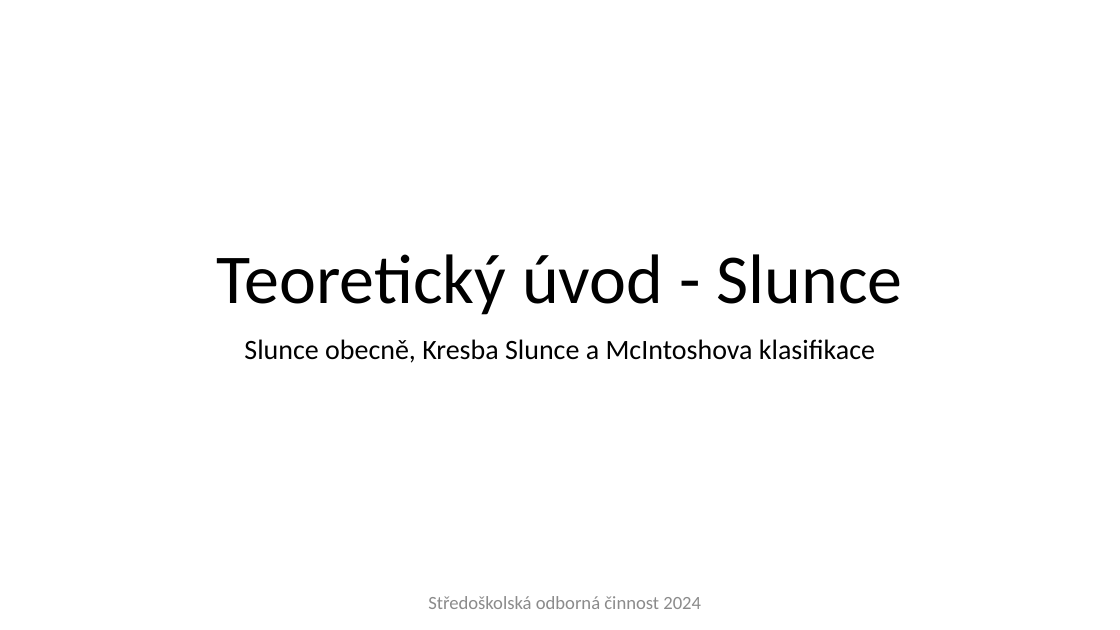
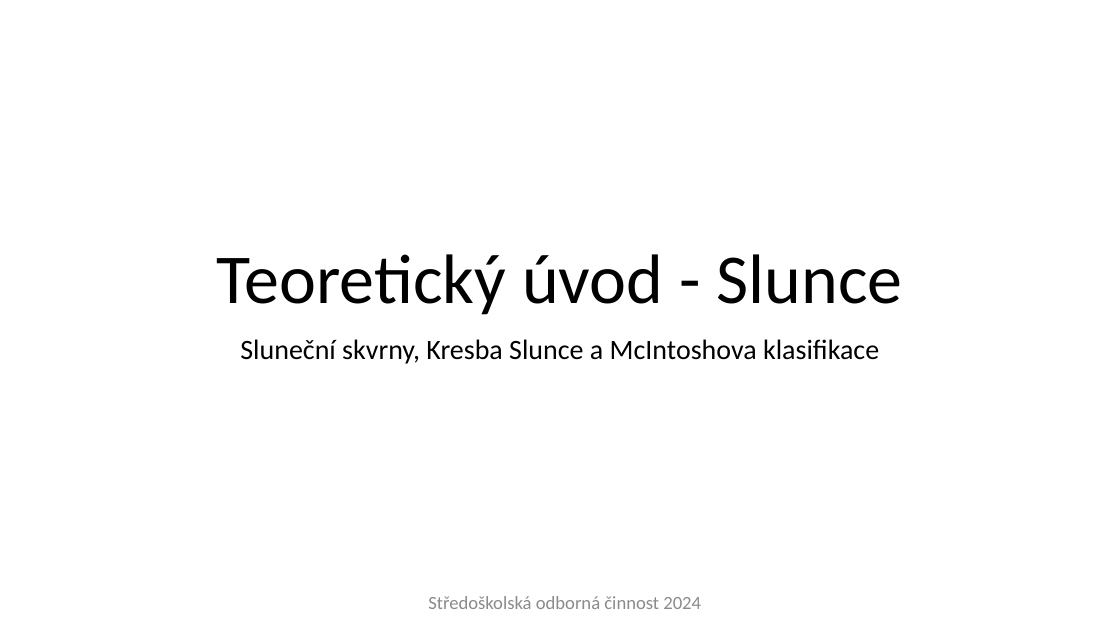
Before and after one commit to Plice13/LunarEagle, a slide deck: slide 3 of SOC - prezentace - celostatko.pptx. Drawn at 1120x630 pixels with LibreOffice and Linux fonts; fonts in the diff are those of the drawing; background and template pictures are left out. Boxes give left, top, right and bottom in pixels: in the first picture for what was removed or moved away, otherwise in the second. Text is boxed around its words. In the diff, an @@ line names an element or a change of style, - is before the commit and + after.

```diff
--- a/SOC - prezentace - celostatko.pptx
+++ b/SOC - prezentace - celostatko.pptx
@@ subtitle at (x1=240, y1=339, x2=879, y2=364): text changed @@
-Slunce obecně, Kresba Slunce a McIntoshova klasifikace
+Sluneční skvrny, Kresba Slunce a McIntoshova klasifikace
```
Also in this commit, not shown: 1 other slide changed.
